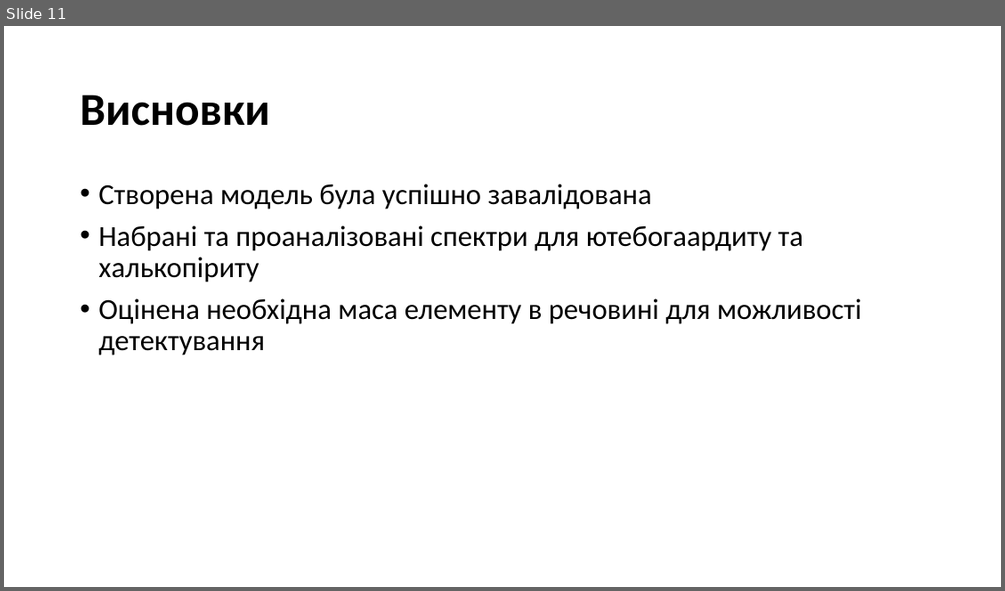
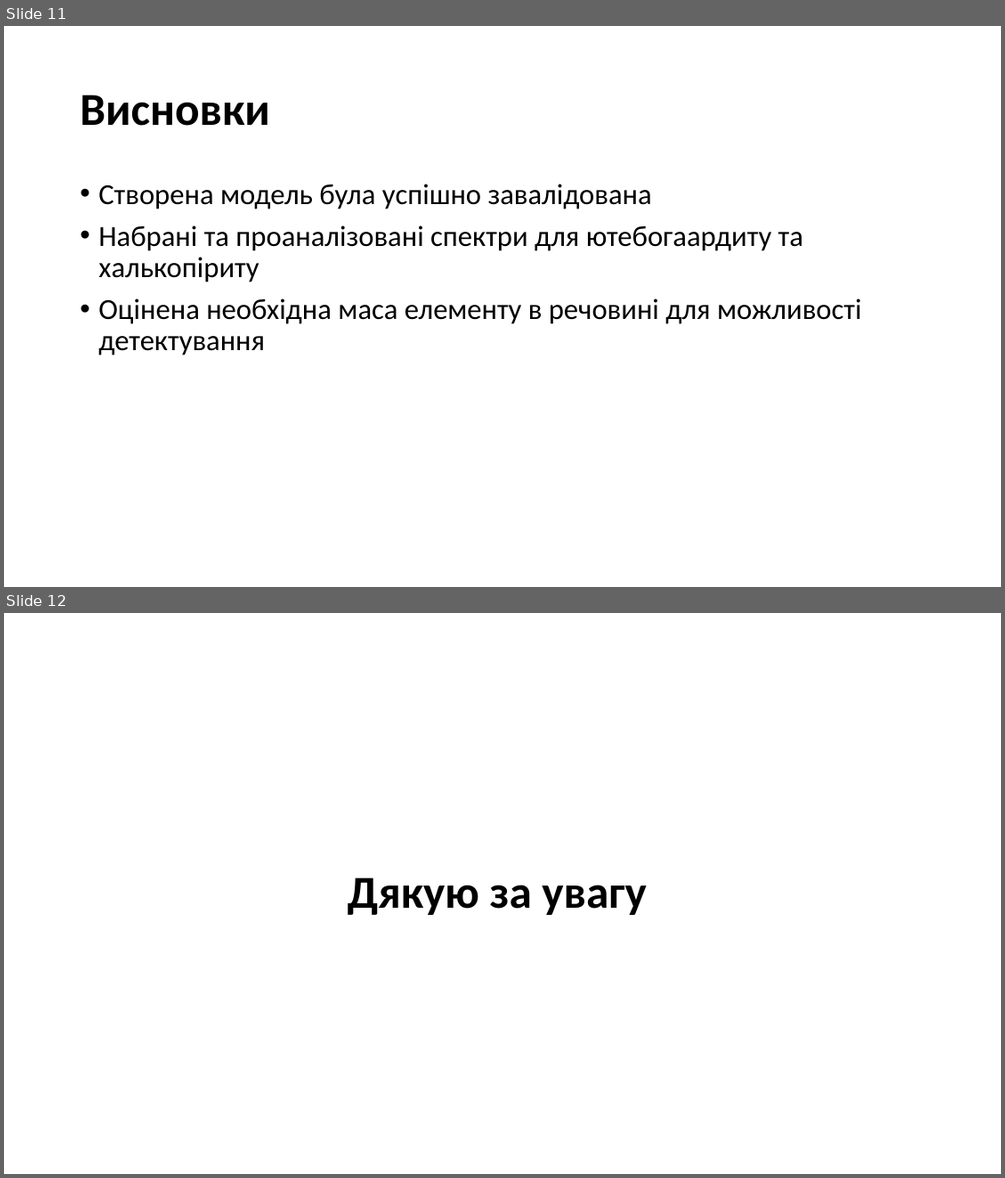
Before and after one commit to npd2020/diploms, a slide deck: v.haponov/Presentation/Valentyn_Haponov.pptx. Shown one above the other, each under a label of ours: slide 11 before the commit, slides 11 and 12 after it. The pictures are 1005x591 and 1005x1178 pixels, drawn with LibreOffice and Linux fonts; fonts in the diff are those of the drawing. Boxes give left, top, right and bottom in pixels: in the first picture for what was removed or moved away, otherwise in the second. Text is boxed around its words. In the diff, an @@ line names an element or a change of style, - is before the commit and + after.

```diff
--- a/v.haponov/Presentation/Valentyn_Haponov.pptx
+++ b/v.haponov/Presentation/Valentyn_Haponov.pptx
@@ slide 12 added at <box>4,613,1001,1174</box>, background #FFFFFF @@
@@ title added at <box>348,877,646,915</box>, 44 pt, text #000000, bold @@
+Дякую за увагу
```
Also in this commit, not shown: 3 slides changed, 2 other slides added, 1 slide removed, 10 other files.
